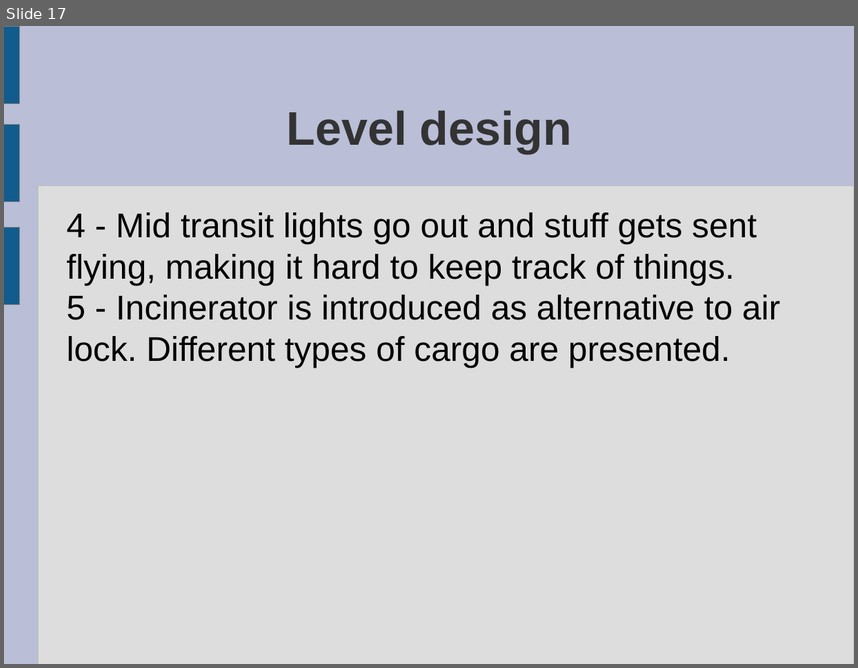
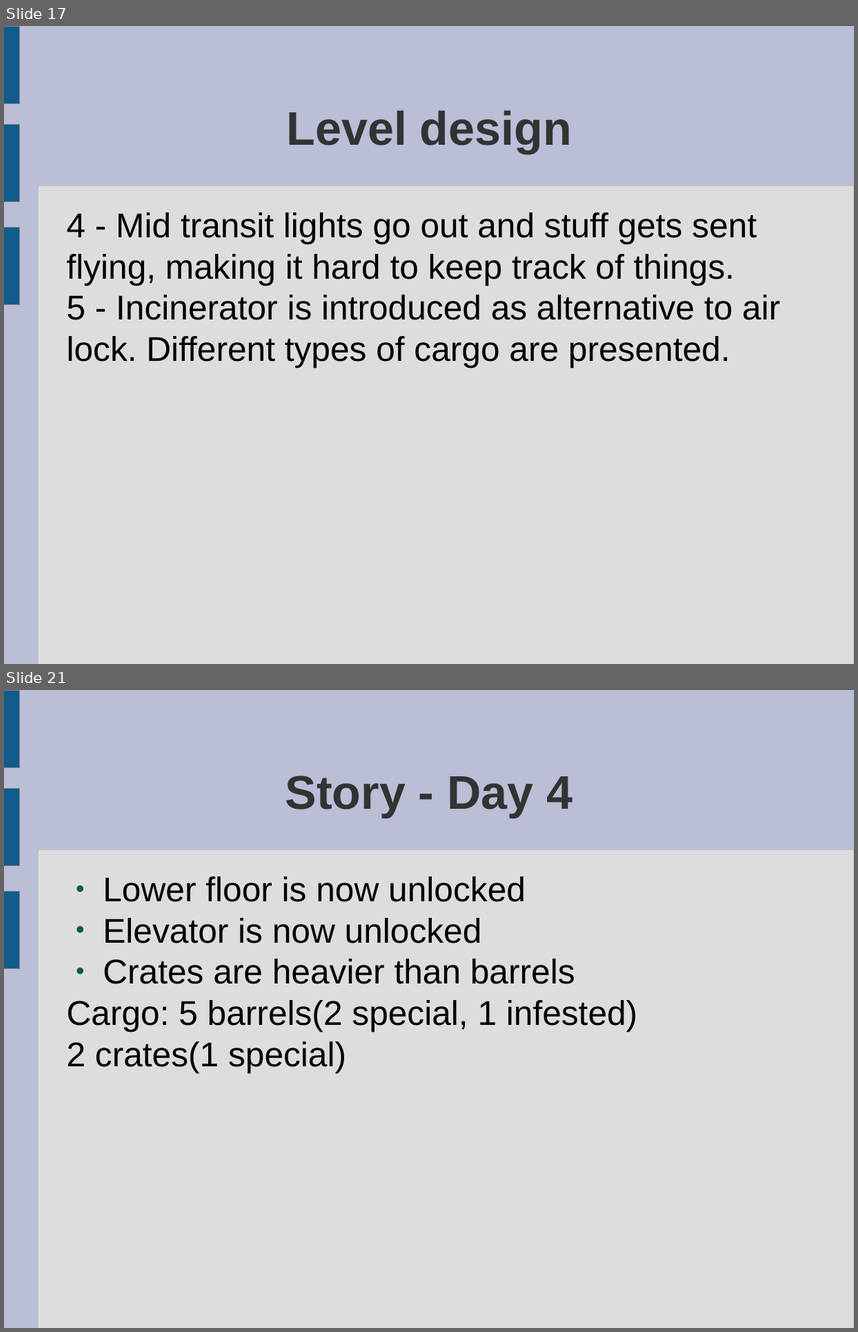
Before and after one commit to ktosox/GWJ67, a slide deck: da_plan.odp. Shown one above the other, each under a label of ours: slide 17 before the commit, slides 17 and 21 after it; the slides between them are not shown. The pictures are 858x668 and 858x1332 pixels, drawn with LibreOffice and Linux fonts; fonts in the diff are those of the drawing. Boxes give left, top, right and bottom in pixels: in the first picture for what was removed or moved away, otherwise in the second. Text is boxed around its words. In the diff, an @@ line names an element or a change of style, - is before the commit and + after.

```diff
--- a/da_plan.odp
+++ b/da_plan.odp
@@ slide 21 added at box(4, 690, 854, 1328), background #BABED6; not listed: 4 template elements that a slide beside it also shows @@
@@ title added at box(286, 776, 573, 818), 44 pt, text #333333, bold @@
+Story - Day 4
@@ text added at box(67, 876, 637, 1072), 32 pt, text #000000 @@
+● Lower floor is now unlocked
+● Elevator is now unlocked
+● Crates are heavier than barrels
+Cargo: 5 barrels(2 special, 1 infested)
+2 crates(1 special)
```
Also in this commit, not shown: 3 slides changed, 2 other slides added, 1 other file.
